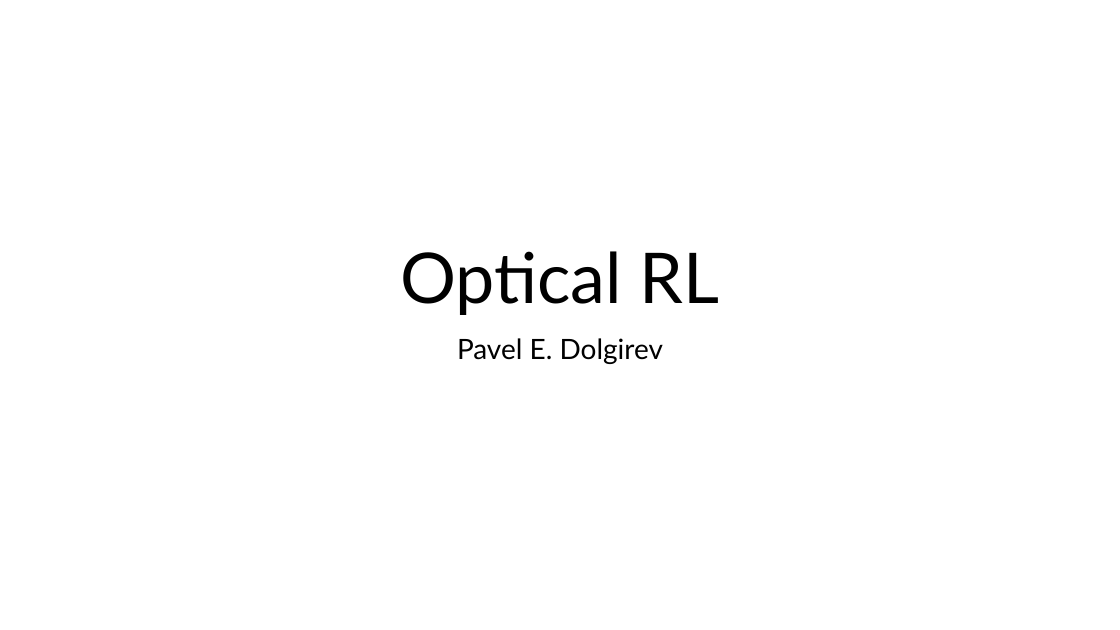
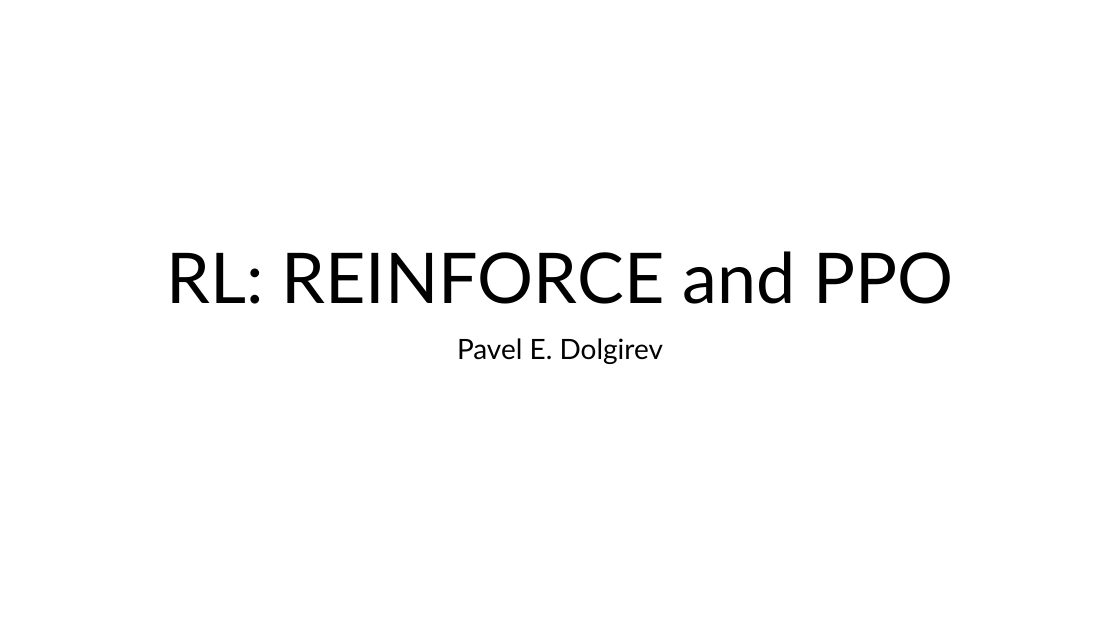
Before and after one commit to PashaDolgirev/optical-PPO, a slide deck: slide 1 of CartPole_results/RL_REINFORCE_PPO.pptx. Drawn at 1120x630 pixels with LibreOffice and Linux fonts; fonts in the diff are those of the drawing. Boxes give left, top, right and bottom in pixels: in the first picture for what was removed or moved away, otherwise in the second. Text is boxed around its words. In the diff, an @@ line names an element or a change of style, - is before the commit and + after.

```diff
--- a/CartPole_results/RL_REINFORCE_PPO.pptx
+++ b/CartPole_results/RL_REINFORCE_PPO.pptx
@@ title at [166, 251, 953, 304]: text changed @@
-Optical RL
+RL: REINFORCE and PPO
```
Also in this commit, not shown: 1 other slide changed, 2 slides added, 29 other files.
